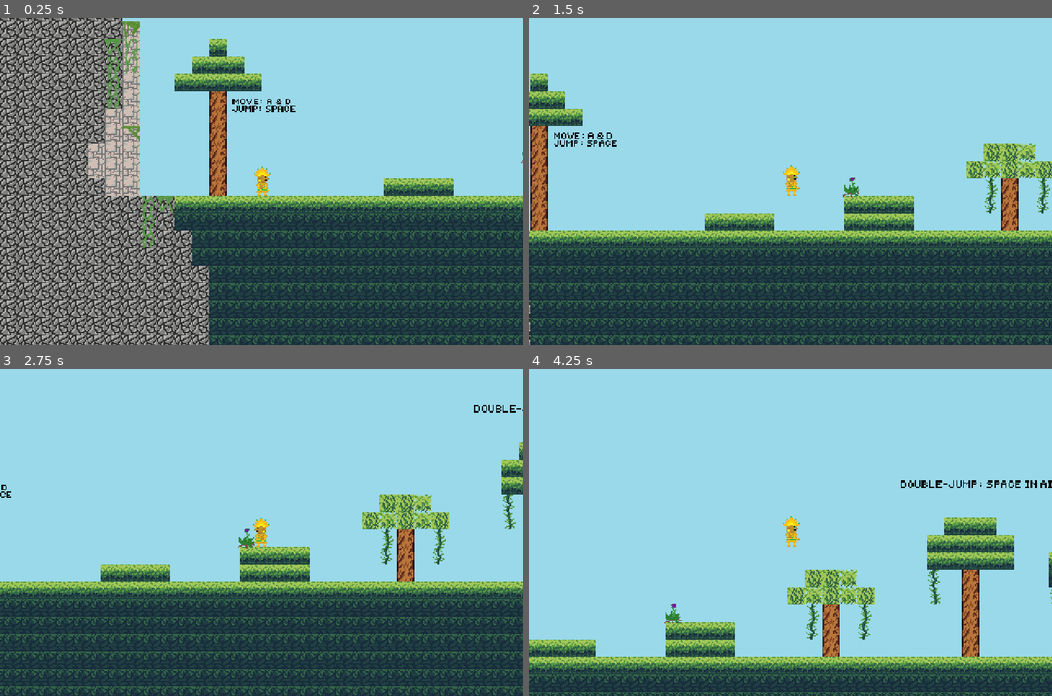
Above: before the commit, frames 1-4 (two rows, left to right).
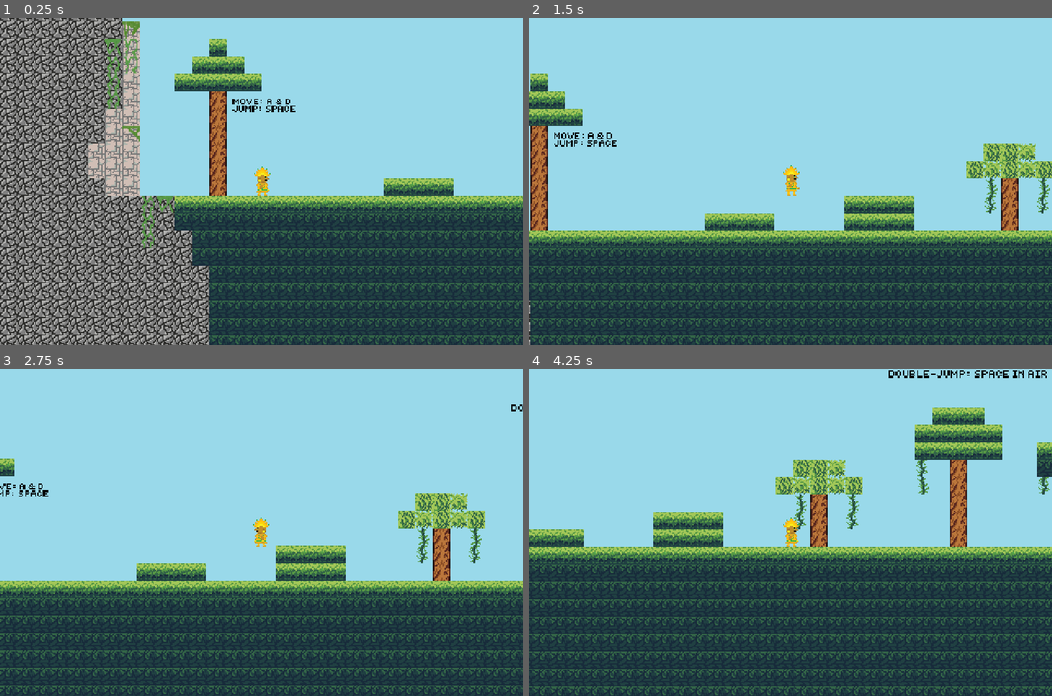
Above: after the commit, the same moments.

Repository: daphnewilkerson/cs247g
Game: Godot game, scene res://jungle.tscn
Two runs of this game, one before a commit and one after it. Both use one fixed random seed, a clock stepped at 60 frames per second and the inputs below. This scene is started directly instead of the project's main scene.
Inputs:
- Up to frame 1 (0.25 s): no input
- Up to frame 2 (1.5 s): tap Enter at 0.5 s; hold D (move_right) from 0.53 s (still down); tap Shift (dash) at 0.6, 1.35 s; tap Space (jump) at 0.77 s
- Up to frame 3 (2.75 s): tap Space (jump) at 1.52 s; release D (move_right) at 2.03 s; hold A (move_left) from 2.03 s (still down); tap Shift (dash) at 2.1 s
- Up to frame 4 (4.25 s): release A (move_left) at 2.78 s; hold D (move_right) from 2.78 s (still down); tap Shift (dash) at 2.85, 3.6 s; tap Space (jump) at 3.02, 3.77 s

The runs differ from the first frame. In frame 1, less than 0.1% of the frame differs, in the area x 99-100%, y 41-45%; in frame 2, less than 0.1%; in frame 3, 16%; in frame 4, 49%, in the area x 0-100%, y 0-100%.

Commit message:
flower fixes

Diff:
--- a/Viracocha's Return/flower.tscn
+++ b/Viracocha's Return/flower.tscn
@@ -25,7 +25,7 @@
 [node name="CollisionPolygon2D" type="CollisionPolygon2D" parent="."]
 position = Vector2(1, -1)
 scale = Vector2(4.23437, 4.23438)
-polygon = PackedVector2Array(0, 2, 1, 2, 2, 1, 2, 0, 1, -2, 0, -2.59778, -0.94465, -1.65314, -2, 0, -2, 2)
+polygon = PackedVector2Array(0, 2, 1, 2, 2, 1, 2, 0, 0.944651, -1.8893, 0, -2.59778, -0.94465, -1.65314, -2, 0, -2, 2)
 
 [node name="ShootTimer" type="Timer" parent="."]
 wait_time = 3.0
--- a/Viracocha's Return/jungle.tscn
+++ b/Viracocha's Return/jungle.tscn
@@ -245,4 +245,13 @@
 metadata/_edit_group_ = true
 
 [node name="Flower" parent="." instance=ExtResource("8_1oi2c")]
-position = Vector2(246, -38)
+position = Vector2(1419, -292)
+
+[node name="Flower2" parent="." instance=ExtResource("8_1oi2c")]
+position = Vector2(1563, -294)
+
+[node name="Flower3" parent="." instance=ExtResource("8_1oi2c")]
+position = Vector2(1727, -377)
+
+[node name="Flower4" parent="." instance=ExtResource("8_1oi2c")]
+position = Vector2(1004, -361)
